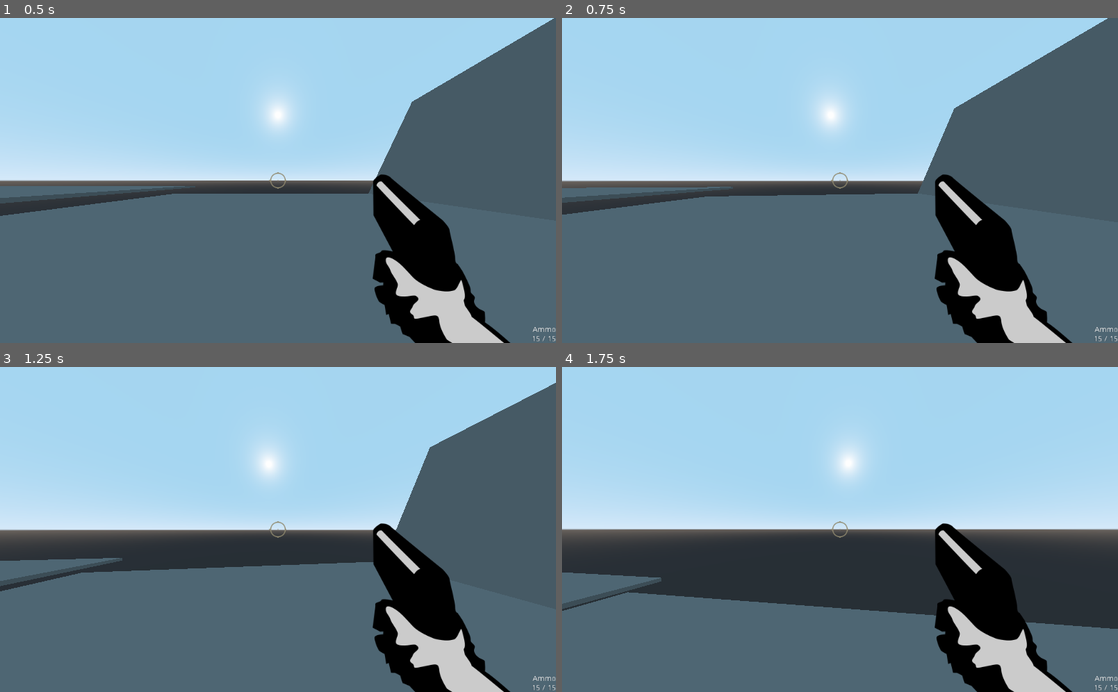
Above: before the commit, frames 1-4 (two rows, left to right).
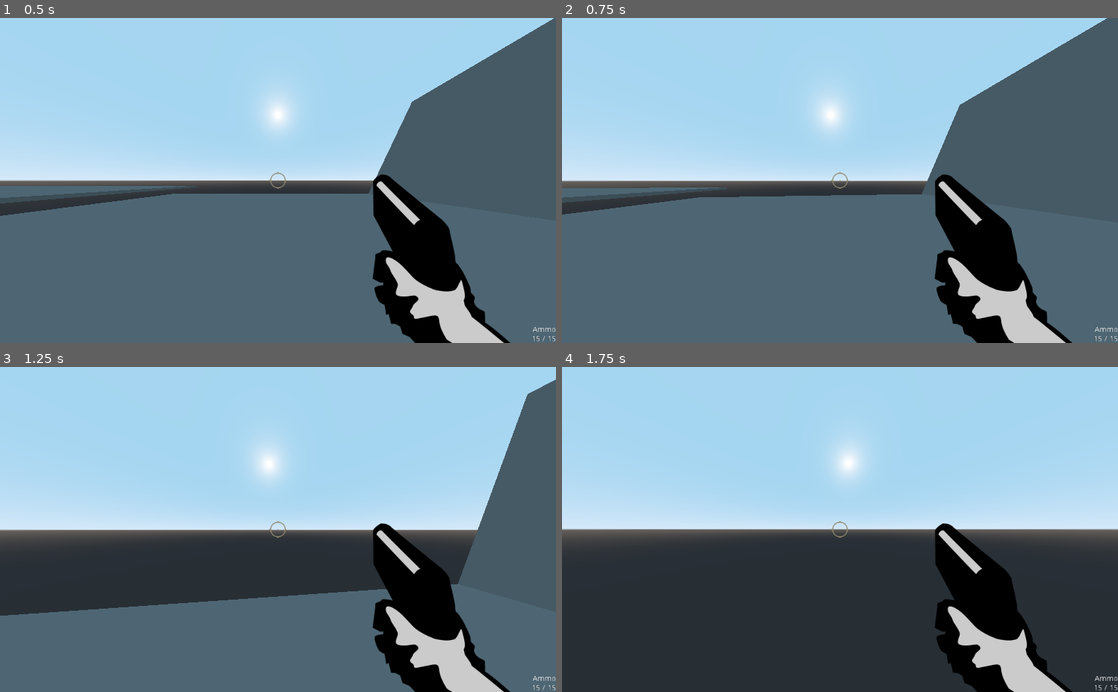
Above: after the commit, the same moments.

Repository: junglerobba/godot-fps-demo
Game: Godot game, scene res://Scenes/World.tscn
Same seed, same stepped clock (60 frames per second), same inputs: the game is played once before the commit and once after it.
Inputs (mouse positions are in pixels of both pictures, inside the frame that each line leads up to):
- Up to frame 1 (0.5 s): no input
- Up to frame 2 (0.75 s): tap Enter at 0.5 s; move the mouse to (867, 180) at 0.52 s; hold W (move_forward) from 0.53 s (still down); hold Shift (move_sprint, bound only after the commit) from 0.53 s (still down)
- Up to frame 3 (1.25 s): keep holding W (move_forward); keep holding Shift (move_sprint, bound only after the commit); tap Space (jump) at 0.77 s
- Up to frame 4 (1.75 s): keep holding W (move_forward); move the mouse to (812, 529) at 1.27 s; release Shift (move_sprint, bound only after the commit) at 1.28 s; tap E (interact) at 1.35 s; tap Space (jump) at 1.52 s; tap Shift (move_sprint, bound only after the commit) at 1.55 s

Frame 1 is identical in both runs. In frame 2, 0.4% of the frame differs, in the area x 0-99%, y 0-61%; in frame 3, 14%; in frame 4, 23%, in the area x 0-100%, y 63-100%.

Commit message:
Add player sprinting

Diff:
--- a/Player/Player.gd
+++ b/Player/Player.gd
@@ -3,6 +3,7 @@
 class_name Player
 
 export var speed: int = 10
+export var sprint_speed: int = 20
 export var acceleration: int = 5
 export var gravity: float = 0.98
 export var jump_power: int = 30
@@ -51,7 +52,9 @@
 
 	direction = direction.normalized()
 
-	velocity = velocity.linear_interpolate(direction * speed, acceleration * delta)
+	var temp_speed: = sprint_speed if Input.is_action_pressed("move_sprint") else speed
+
+	velocity = velocity.linear_interpolate(direction * temp_speed, acceleration * delta)
 	velocity.y -= gravity
 
 	if Input.is_action_just_pressed("jump") \
--- a/project.godot
+++ b/project.godot
@@ -78,6 +78,11 @@
 "events": [ Object(InputEventKey,"resource_local_to_scene":false,"resource_name":"","device":0,"alt":false,"shift":false,"control":false,"meta":false,"command":false,"pressed":false,"scancode":69,"unicode":0,"echo":false,"script":null)
  ]
 }
+move_sprint={
+"deadzone": 0.5,
+"events": [ Object(InputEventKey,"resource_local_to_scene":false,"resource_name":"","device":0,"alt":false,"shift":false,"control":false,"meta":false,"command":false,"pressed":false,"scancode":16777237,"unicode":0,"echo":false,"script":null)
+ ]
+}
 
 [rendering]
 
